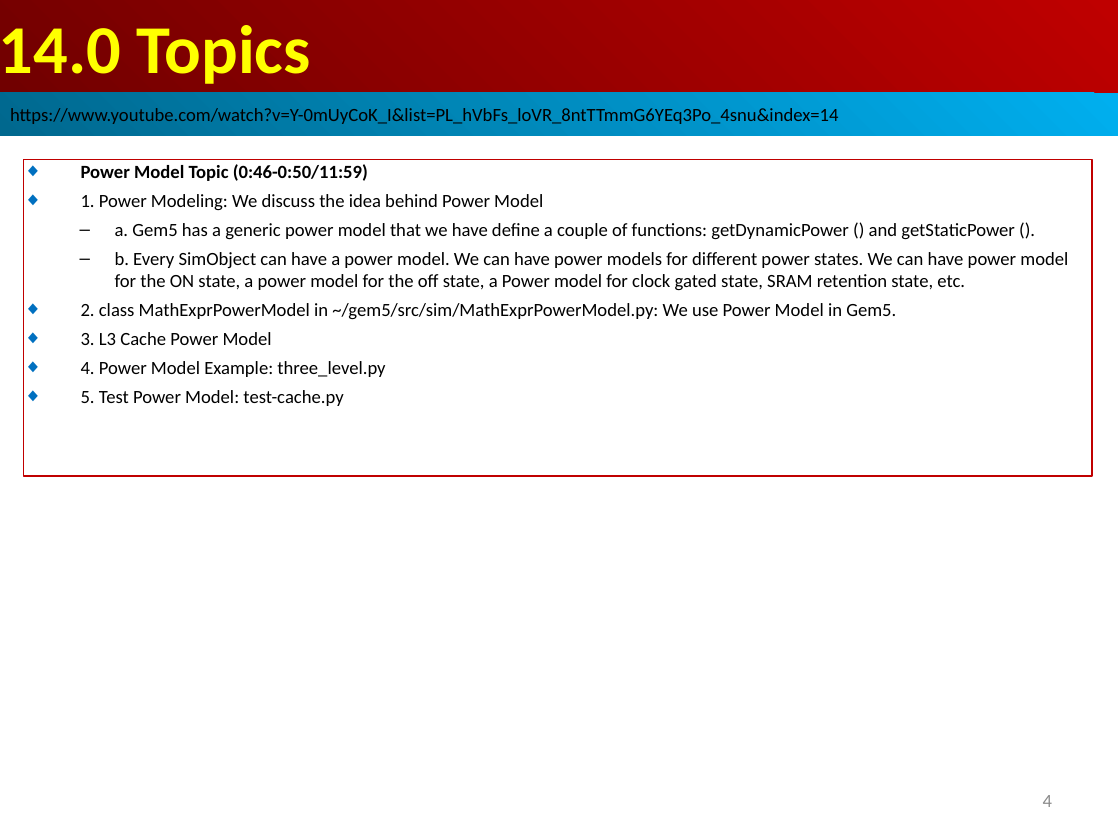
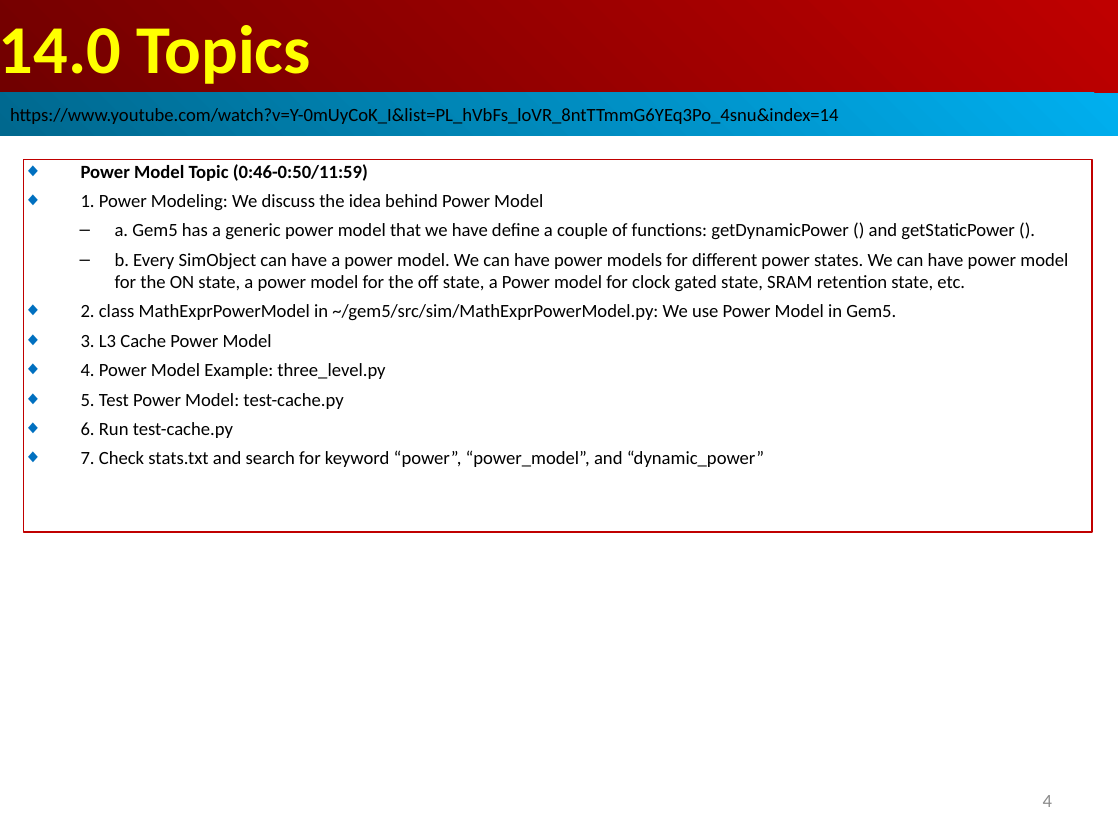
Before and after one commit to peterhchen/AIU_CS850_Gem5_McPAT, a slide deck: slide 4 of 050_Gem5/014.PwrMod/000_Video/014.PowerModel.ppt. Drawn at 1120x840 pixels with LibreOffice and Linux fonts; fonts in the diff are those of the drawing. Boxes give left, top, right and bottom in pixels: in the first picture for what was removed or moved away, otherwise in the second. Text is boxed around its words. In the diff, an @@ line names an element or a change of style, - is before the commit and + after.

```diff
--- a/050_Gem5/014.PwrMod/000_Video/014.PowerModel.ppt
+++ b/050_Gem5/014.PwrMod/000_Video/014.PowerModel.ppt
@@ rectangle "Power Model Topic (0:46-0:50/11:59)": place and size @@
-rectangle "Power Model Topic (0:46-0:50/11:59)" at box(24, 159, 1092, 476)
+rectangle "Power Model Topic (0:46-0:50/11:59)" at box(24, 159, 1092, 532)
@@ text in rectangle at box(81, 422, 764, 467): paragraphs added @@
+◆ 6. Run test-cache.py
+◆ 7. Check stats.txt and search for keyword “power”, “power_model”, and “dynamic_power”
```
